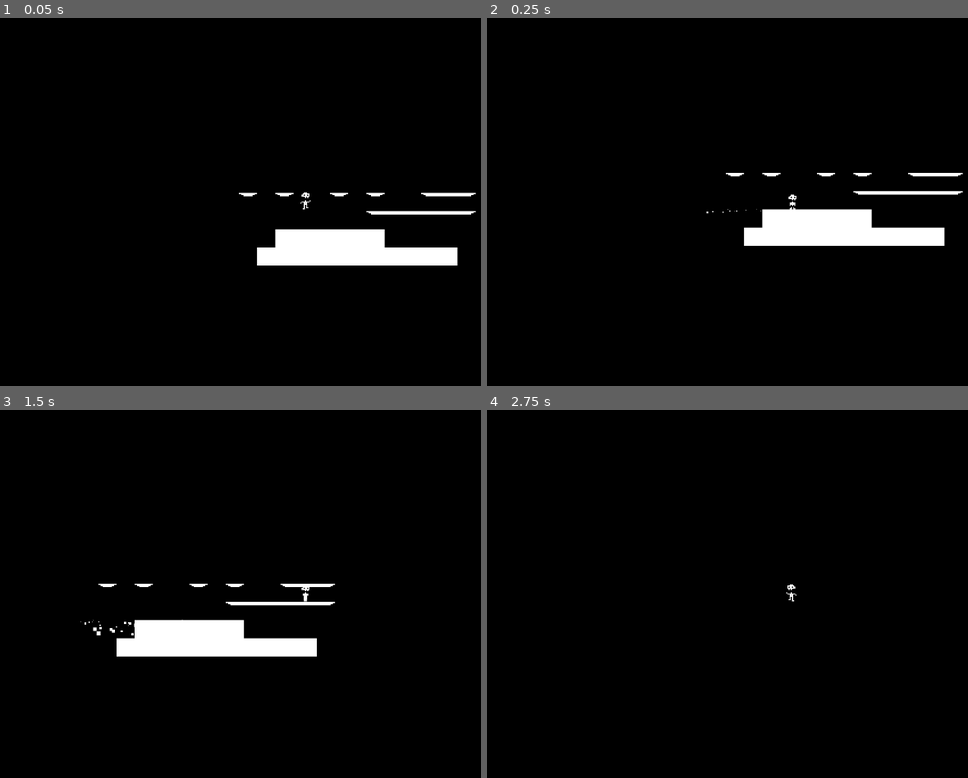
Above: before the commit, frames 1-4 (two rows, left to right).
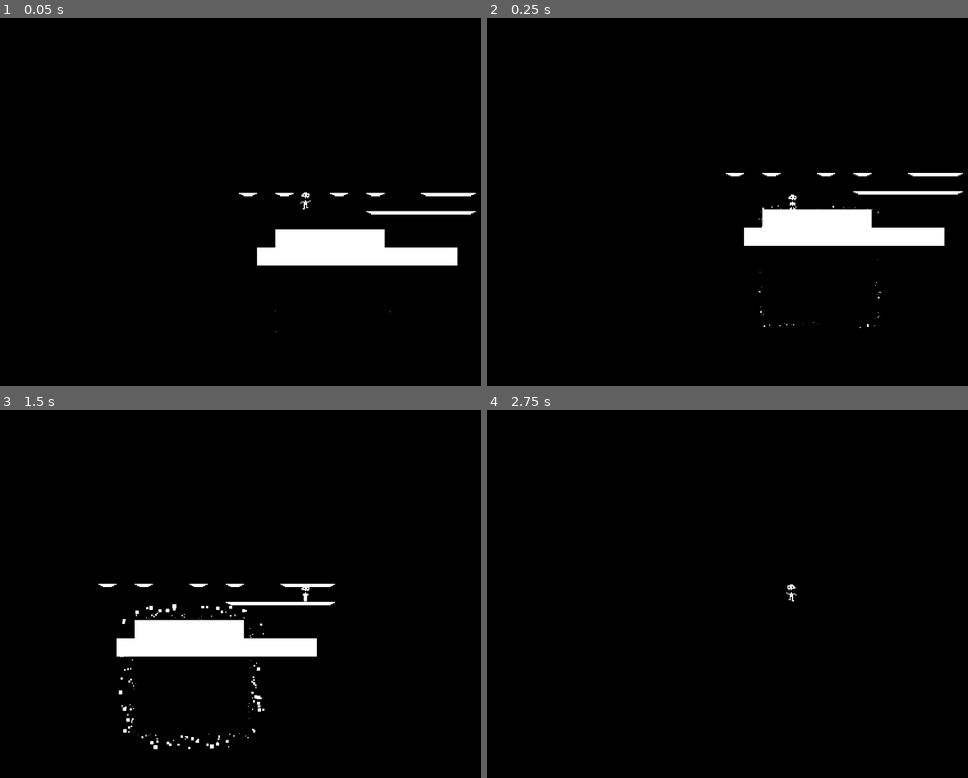
Above: after the commit, the same moments.

Repository: epicfarmer/gmtk2024
Game: Godot game, scene res://scenes/kenny-test.tscn
Same seed, same stepped clock (60 frames per second), same inputs: the game is played once before the commit and once after it.
Inputs:
- Up to frame 1 (0.05 s): no input
- Up to frame 2 (0.25 s): no input
- Up to frame 3 (1.5 s): tap Enter at 0.5 s; hold D (move_right) from 0.53 s (still down); tap Space (jump) at 0.77 s
- Up to frame 4 (2.75 s): tap Space (jump) at 1.52 s; release D (move_right) at 2.03 s; hold A (move_left) from 2.03 s (still down)

The runs differ from the first frame. In frame 1, less than 0.1% of the frame differs, in the area x 57-82%, y 79-86%; in frame 2, less than 0.1%; in frame 3, 0.5%, in the area x 16-56%, y 52-93%; in frame 4, nothing differs.

Commit message:
added outer boundary

Diff:
--- /dev/null
+++ b/scenes/exit_boundary.tscn
@@ -0,0 +1,50 @@
+[gd_scene load_steps=3 format=3 uid="uid://ci4quix0m55xa"]
+
+[ext_resource type="Script" path="res://scripts/exit_boundary.gd" id="1_4ylp4"]
+
+[sub_resource type="Curve" id="Curve_4c5dq"]
+_data = [Vector2(0.0393258, 0.076923), 0.0, 0.0, 0, 0, Vector2(0.926966, 0.89011), 0.0, 0.0, 0, 0]
+point_count = 2
+
+[node name="exit_boundary" type="Node2D"]
+script = ExtResource("1_4ylp4")
+
+[node name="down" type="CPUParticles2D" parent="."]
+amount = 50
+lifetime = 0.5
+emission_shape = 3
+emission_rect_extents = Vector2(50, 1)
+spread = 5.0
+gravity = Vector2(0, 100)
+scale_amount_max = 4.0
+scale_amount_curve = SubResource("Curve_4c5dq")
+
+[node name="up" type="CPUParticles2D" parent="."]
+amount = 50
+lifetime = 0.5
+emission_shape = 3
+emission_rect_extents = Vector2(50, 1)
+spread = 5.0
+gravity = Vector2(0, -100)
+scale_amount_max = 4.0
+scale_amount_curve = SubResource("Curve_4c5dq")
+
+[node name="left" type="CPUParticles2D" parent="."]
+amount = 50
+lifetime = 0.5
+emission_shape = 3
+emission_rect_extents = Vector2(50, 1)
+spread = 5.0
+gravity = Vector2(-100, 0)
+scale_amount_max = 4.0
+scale_amount_curve = SubResource("Curve_4c5dq")
+
+[node name="right" type="CPUParticles2D" parent="."]
+amount = 50
+lifetime = 0.5
+emission_shape = 3
+emission_rect_extents = Vector2(50, 1)
+spread = 5.0
+gravity = Vector2(100, 0)
+scale_amount_max = 4.0
+scale_amount_curve = SubResource("Curve_4c5dq")
--- a/scenes/inner_inner_level.tscn
+++ b/scenes/inner_inner_level.tscn
@@ -1,8 +1,9 @@
-[gd_scene load_steps=4 format=3 uid="uid://cyy7f5sbhjqic"]
+[gd_scene load_steps=5 format=3 uid="uid://cyy7f5sbhjqic"]
 
 [ext_resource type="Script" path="res://scripts/Enterable.gd" id="1_qr12l"]
 [ext_resource type="TileSet" uid="uid://cm0nh06kmdhu4" path="res://scenes/tilesetBW.tres" id="2_w2tlg"]
 [ext_resource type="PackedScene" uid="uid://b1urmpxbwo38v" path="res://ParentView.tscn" id="3_75ge2"]
+[ext_resource type="PackedScene" uid="uid://ci4quix0m55xa" path="res://scenes/exit_boundary.tscn" id="4_y6ckd"]
 
 [node name="Level" type="Node2D"]
 
@@ -25,5 +26,9 @@
 offset_bottom = 608.0
 scale = Vector2(0.561802, 0.186982)
 
+[node name="exit_boundary" parent="Boundary" instance=ExtResource("4_y6ckd")]
+origin = Vector2(-288, -96)
+extents = Vector2(288, 96)
+
 [connection signal="body_entered" from="Boundary" to="Boundary" method="_on_body_entered"]
 [connection signal="body_exited" from="Boundary" to="Boundary" method="_on_body_exited"]
--- a/scenes/inner_level.tscn
+++ b/scenes/inner_level.tscn
@@ -1,9 +1,10 @@
-[gd_scene load_steps=5 format=3 uid="uid://b2l15s6pcy3q7"]
+[gd_scene load_steps=6 format=3 uid="uid://b2l15s6pcy3q7"]
 
 [ext_resource type="Script" path="res://scripts/Enterable.gd" id="1_2fe2a"]
 [ext_resource type="TileSet" uid="uid://cm0nh06kmdhu4" path="res://scenes/tilesetBW.tres" id="2_aiu85"]
 [ext_resource type="PackedScene" uid="uid://b1urmpxbwo38v" path="res://ParentView.tscn" id="3_uxtrd"]
 [ext_resource type="PackedScene" uid="uid://cyy7f5sbhjqic" path="res://scenes/inner_inner_level.tscn" id="4_j4yyo"]
+[ext_resource type="PackedScene" uid="uid://ci4quix0m55xa" path="res://scenes/exit_boundary.tscn" id="5_hbhat"]
 
 [node name="Level" type="Node2D"]
 
@@ -30,5 +31,9 @@
 position = Vector2(264, -73)
 scale = Vector2(0.083, 0.083)
 
+[node name="exit_boundary" parent="Boundary" instance=ExtResource("5_hbhat")]
+origin = Vector2(-288, -96)
+extents = Vector2(288, 96)
+
 [connection signal="body_entered" from="Boundary" to="Boundary" method="_on_body_entered"]
 [connection signal="body_exited" from="Boundary" to="Boundary" method="_on_body_exited"]
--- a/scenes/kenny-test.tscn
+++ b/scenes/kenny-test.tscn
@@ -1,13 +1,9 @@
-[gd_scene load_steps=6 format=3 uid="uid://omhufje3v17g"]
+[gd_scene load_steps=5 format=3 uid="uid://omhufje3v17g"]
 
 [ext_resource type="TileSet" uid="uid://cm0nh06kmdhu4" path="res://scenes/tilesetBW.tres" id="1_rew0h"]
 [ext_resource type="PackedScene" uid="uid://cttlirq504m1f" path="res://scenes/Player2D.tscn" id="2_bla71"]
 [ext_resource type="PackedScene" uid="uid://c252hehmkbeyi" path="res://scenes/enter_boundary.tscn" id="3_43ev4"]
-[ext_resource type="Script" path="res://scripts/exit_boundary.gd" id="4_l5vl5"]
-
-[sub_resource type="Curve" id="Curve_4c5dq"]
-_data = [Vector2(0.0393258, 0.076923), 0.0, 0.0, 0, 0, Vector2(0.926966, 0.89011), 0.0, 0.0, 0, 0]
-point_count = 2
+[ext_resource type="PackedScene" uid="uid://ci4quix0m55xa" path="res://scenes/exit_boundary.tscn" id="4_uevnl"]
 
 [node name="Kenny-test" type="Node2D"]
 
@@ -23,48 +19,4 @@
 visible = false
 rect_x = 100
 
-[node name="exit_boundary" type="Node2D" parent="."]
-script = ExtResource("4_l5vl5")
-
-[node name="down" type="CPUParticles2D" parent="exit_boundary"]
-amount = 50
-lifetime = 0.5
-emission_shape = 3
-emission_rect_extents = Vector2(50, 1)
-spread = 5.0
-gravity = Vector2(0, 100)
-scale_amount_max = 4.0
-scale_amount_curve = SubResource("Curve_4c5dq")
-
-[node name="up" type="CPUParticles2D" parent="exit_boundary"]
-visible = false
-amount = 50
-lifetime = 0.5
-emission_shape = 3
-emission_rect_extents = Vector2(50, 1)
-spread = 5.0
-gravity = Vector2(0, -100)
-scale_amount_max = 4.0
-scale_amount_curve = SubResource("Curve_4c5dq")
-
-[node name="left" type="CPUParticles2D" parent="exit_boundary"]
-visible = false
-amount = 50
-lifetime = 0.5
-emission_shape = 3
-emission_rect_extents = Vector2(50, 1)
-spread = 5.0
-gravity = Vector2(-100, 0)
-scale_amount_max = 4.0
-scale_amount_curve = SubResource("Curve_4c5dq")
-
-[node name="right" type="CPUParticles2D" parent="exit_boundary"]
-visible = false
-amount = 50
-lifetime = 0.5
-emission_shape = 3
-emission_rect_extents = Vector2(50, 1)
-spread = 5.0
-gravity = Vector2(100, 0)
-scale_amount_max = 4.0
-scale_amount_curve = SubResource("Curve_4c5dq")
+[node name="exit_boundary" parent="." instance=ExtResource("4_uevnl")]
--- a/scripts/exit_boundary.gd
+++ b/scripts/exit_boundary.gd
@@ -9,6 +9,15 @@
 @onready var right = $right
 
 # Called when the node enters the scene tree for the first time.
-#func _ready():
-#	down.position = Vector2((extents.x - origin.x) / 2, extents.y )
-#	down.emission_rect_extents = Vector2(extents.x - origin.x)
+func _ready():
+	down.position = Vector2((extents.x + origin.x)/2, extents.y )
+	down.emission_rect_extents = Vector2((extents.x - origin.x)/2 , 1)
+
+	up.position = Vector2((extents.x + origin.x)/2 , origin.y )
+	up.emission_rect_extents = Vector2((extents.x - origin.x)/2 , 1)
+
+	left.position = Vector2(origin.x, (extents.y + origin.y)/2 )
+	left.emission_rect_extents = Vector2(1, (extents.y - origin.y)/2)
+
+	right.position = Vector2(extents.x, (extents.y + origin.y)/2 )
+	right.emission_rect_extents = Vector2(1,  (extents.y - origin.y)/2)
